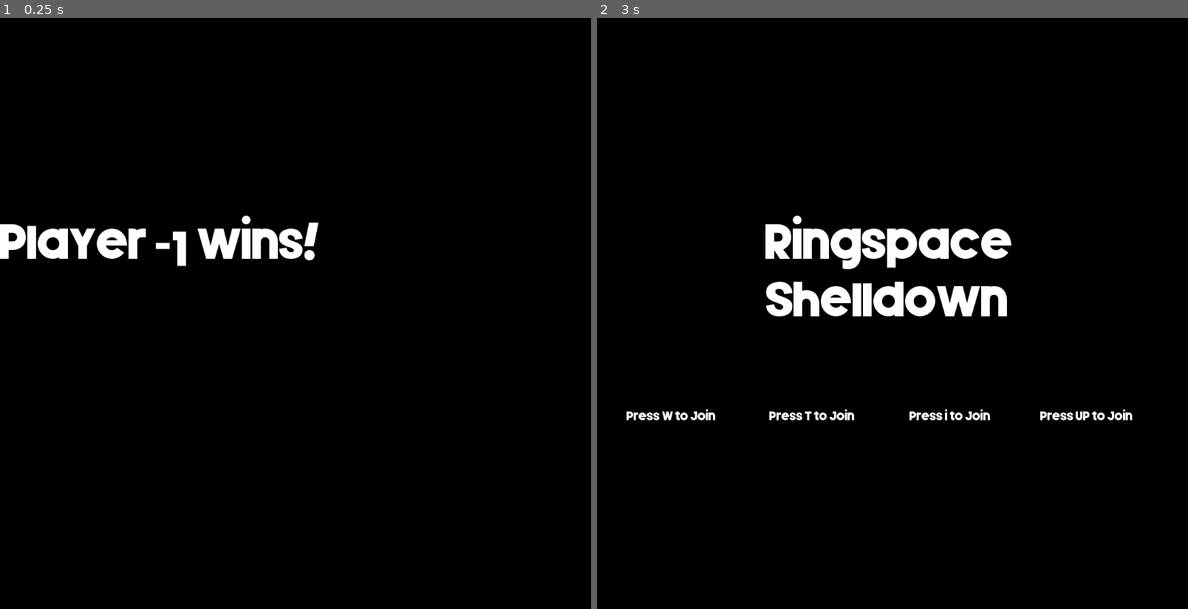
Above: before the commit, frames 1-2 (left to right).
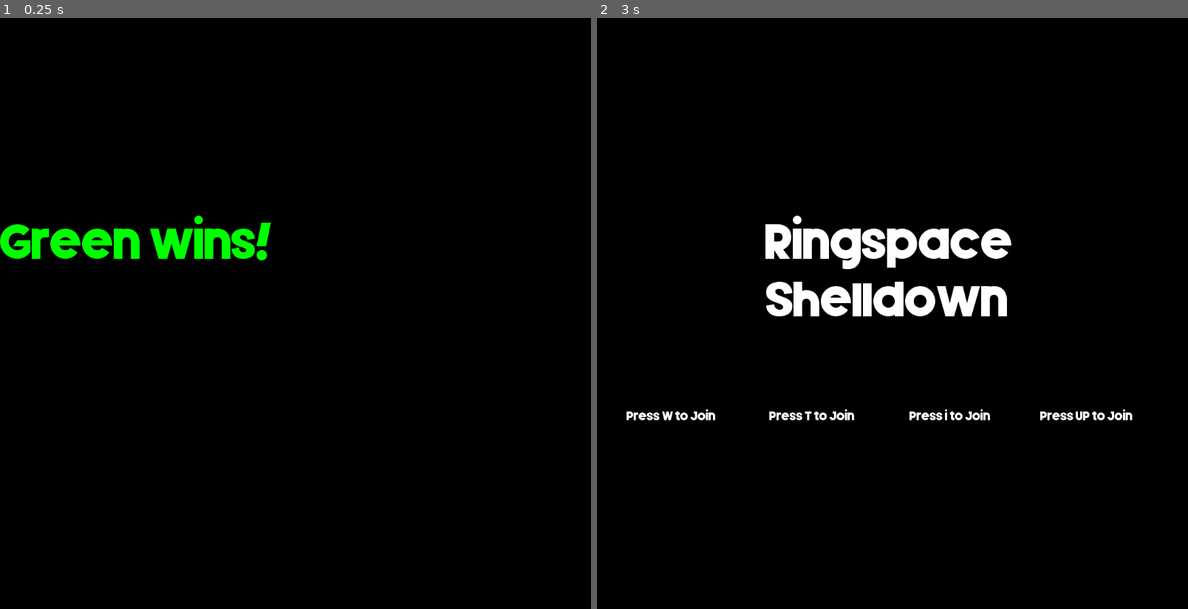
Above: after the commit, the same moments.

Repository: hwacha/ringspace_shelldown
Game: Godot game, scene res://scenes/win_screen.tscn
Two runs of this game, one before a commit and one after it. Both use one fixed random seed, a clock stepped at 60 frames per second and the inputs below. This scene is started directly instead of the project's main scene.
Inputs:
- Up to frame 1 (0.25 s): no input
- Up to frame 2 (3 s): tap Enter (ui_accept) at 0.5, 0.77, 1.25, 1.52, 2, 2.75 s

The runs differ from the first frame. In frame 1, 2.4% of the frame differs, in the area x 0-54%, y 33-42%; in frame 2, nothing differs.

Commit message:
Color win screen text

Diff:
--- a/scenes/Player.tscn
+++ b/scenes/Player.tscn
@@ -67,8 +67,8 @@
 "speed": 5.0
 } ]
 
-[sub_resource type="CircleShape2D" id=1]
-radius = 29.3636
+[sub_resource type="RectangleShape2D" id=18]
+extents = Vector2( 12.8665, 26.9397 )
 
 [sub_resource type="RectangleShape2D" id=2]
 extents = Vector2( 9.5, 10.5 )
@@ -114,8 +114,9 @@
 playing = true
 
 [node name="CollisionShape2D" type="CollisionShape2D" parent="."]
-position = Vector2( 0, -4.66666 )
-shape = SubResource( 1 )
+position = Vector2( -0.897675, -4.31042 )
+scale = Vector2( 1, 1 )
+shape = SubResource( 18 )
 
 [node name="HitBox" type="Area2D" parent="."]
 position = Vector2( 0, 21.5517 )
--- a/scripts/Player.gd
+++ b/scripts/Player.gd
@@ -136,5 +136,4 @@
 	queue_free()
 
 func _on_VisibilityNotifier2D_screen_exited():
-	print(self.name)
 	die()
--- a/scripts/Players.gd
+++ b/scripts/Players.gd
@@ -27,6 +27,13 @@
 	Color(0, 0.5, 1),
 	Color(0, 1, 0),
 	Color(1, 1, 0),
+]
+
+const player_names = [
+	"Red",
+	"Blue",
+	"Green",
+	"Yellow"
 ]
 
 var elapsed_time = 0
@@ -94,7 +101,6 @@
 #				print(player_id +  " -> " + str(score[player_id]))
 		if  living_ids.size() == 0 or \
 		   (living_ids.size() == 1 and starting_ids.size() != 1):
-			print(living_ids.size())
 			if $RoundTimer.get_time_left() == 0:
 				$RoundTimer.start()
 
--- a/scripts/win_screen.gd
+++ b/scripts/win_screen.gd
@@ -1,7 +1,10 @@
 extends Control
 
+
+
 func _ready():
-	$WinText.text = "Player " + str(Players.winner_id) + " wins!"
+	self.modulate = Players.player_colors[Players.winner_id - 1]
+	$WinText.text = Players.player_names[Players.winner_id - 1] + " wins!"
 	$Timer.start()
 
 # Called every frame. 'delta' is the elapsed time since the previous frame.
